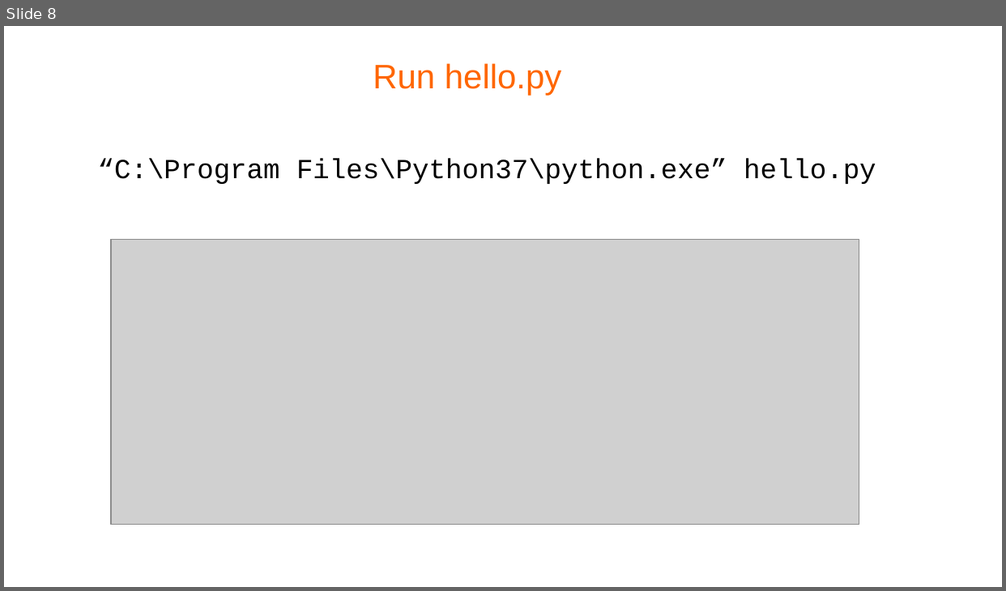
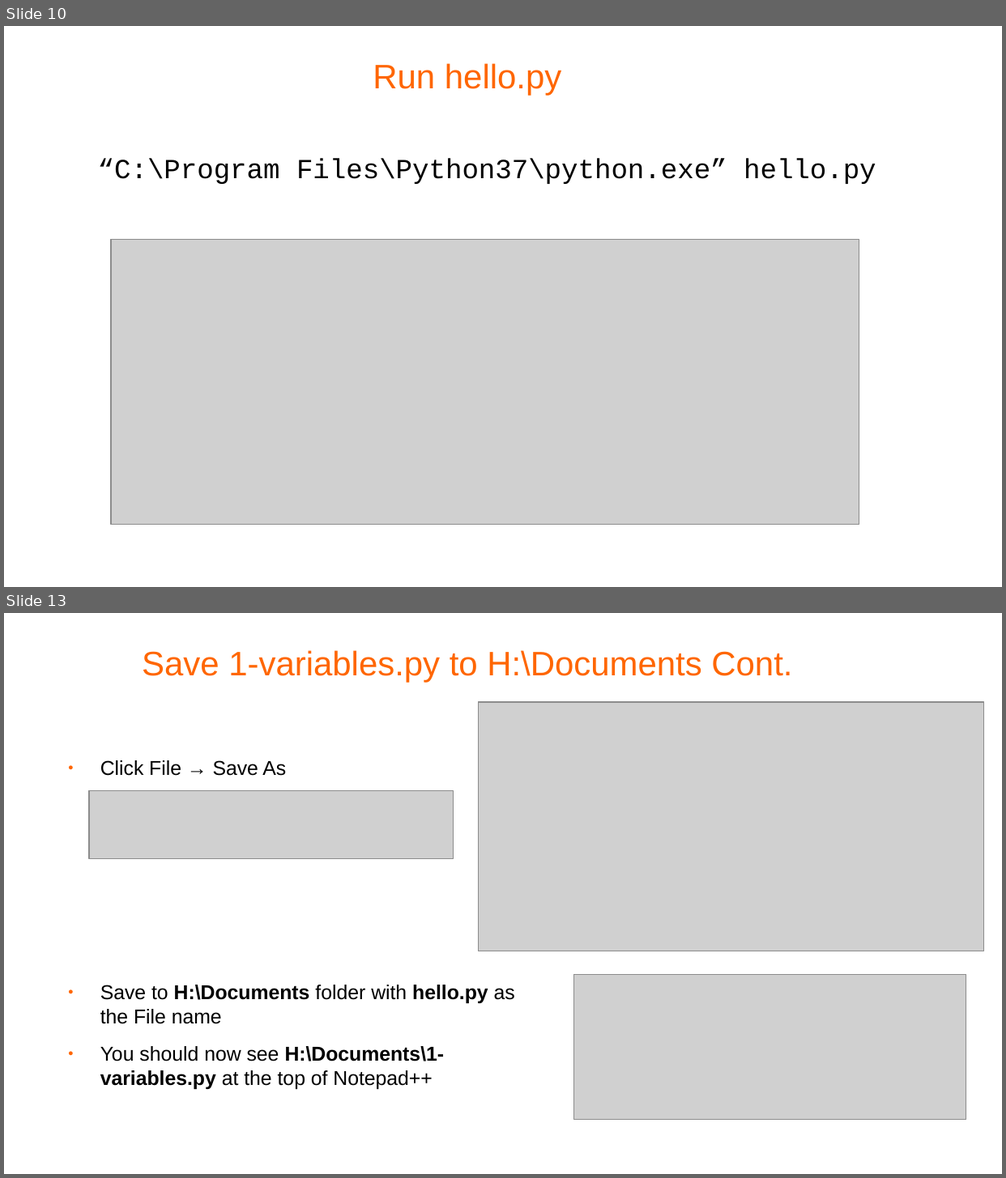
Before and after one commit to pellcorp/coding, a slide deck: docs/python-coding.odp. Shown one above the other, each under a label of ours: slide 8 before the commit, slides 10 and 13 after it; the slides between them are not shown. The pictures are 1006x591 and 1006x1178 pixels, drawn with LibreOffice and Linux fonts; fonts in the diff are those of the drawing; grey boxes stand for pictures; background and template pictures are left out. Boxes give left, top, right and bottom in pixels: in the first picture for what was removed or moved away, otherwise in the second. Text is boxed around its words. In the diff, an @@ line names an element or a change of style, - is before the commit and + after.

```diff
--- a/docs/python-coding.odp
+++ b/docs/python-coding.odp
@@ slide 13 added at (4, 613, 1002, 1174), background #FFFFFF @@
@@ title added at (142, 650, 792, 682), 27 pt, text #FF6600 @@
+Save 1-variables.py to H:\Documents Cont.
@@ picture added at (479, 702, 985, 952) @@
@@ text added at (100, 760, 515, 1089), 16 pt, text #000000 @@
+● Click File → Save As
+● Save to H:\Documents folder with hello.py as the File name
+● You should now see H:\Documents\1-variables.py at the top of Notepad++
@@ picture added at (89, 791, 454, 859) @@
@@ picture added at (574, 974, 966, 1119) @@
@@ what was slide 8 is now slide 10 @@
```
Also in this commit, not shown: 4 slides changed, 3 other slides added, 1 other file.
